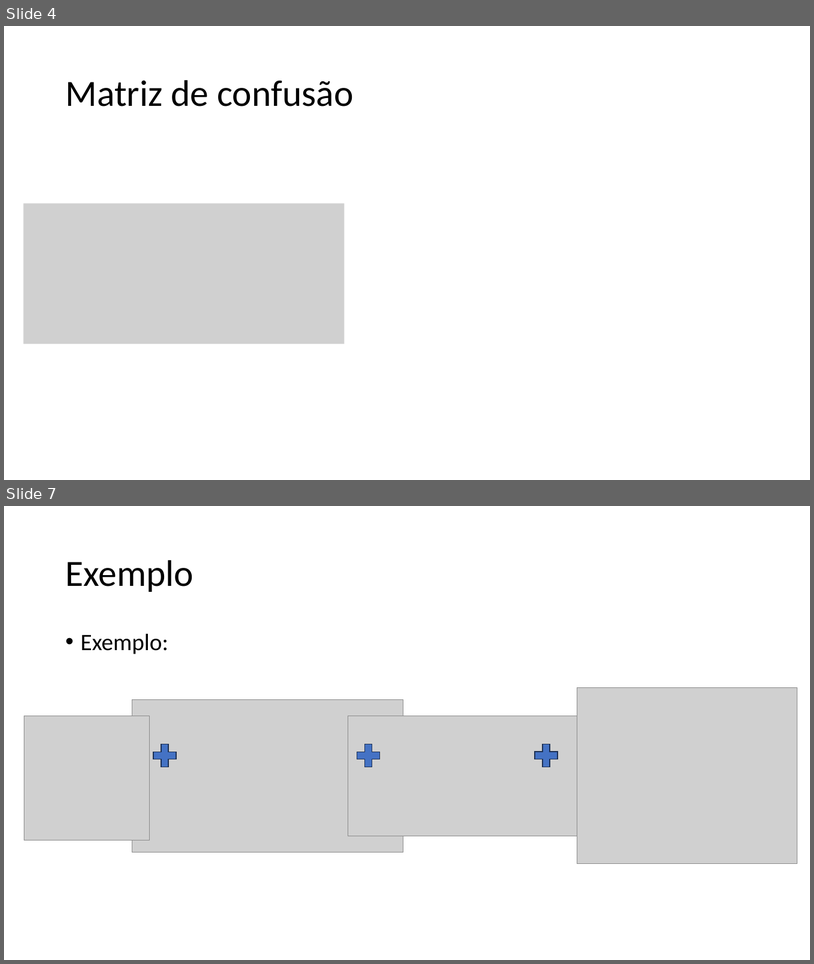
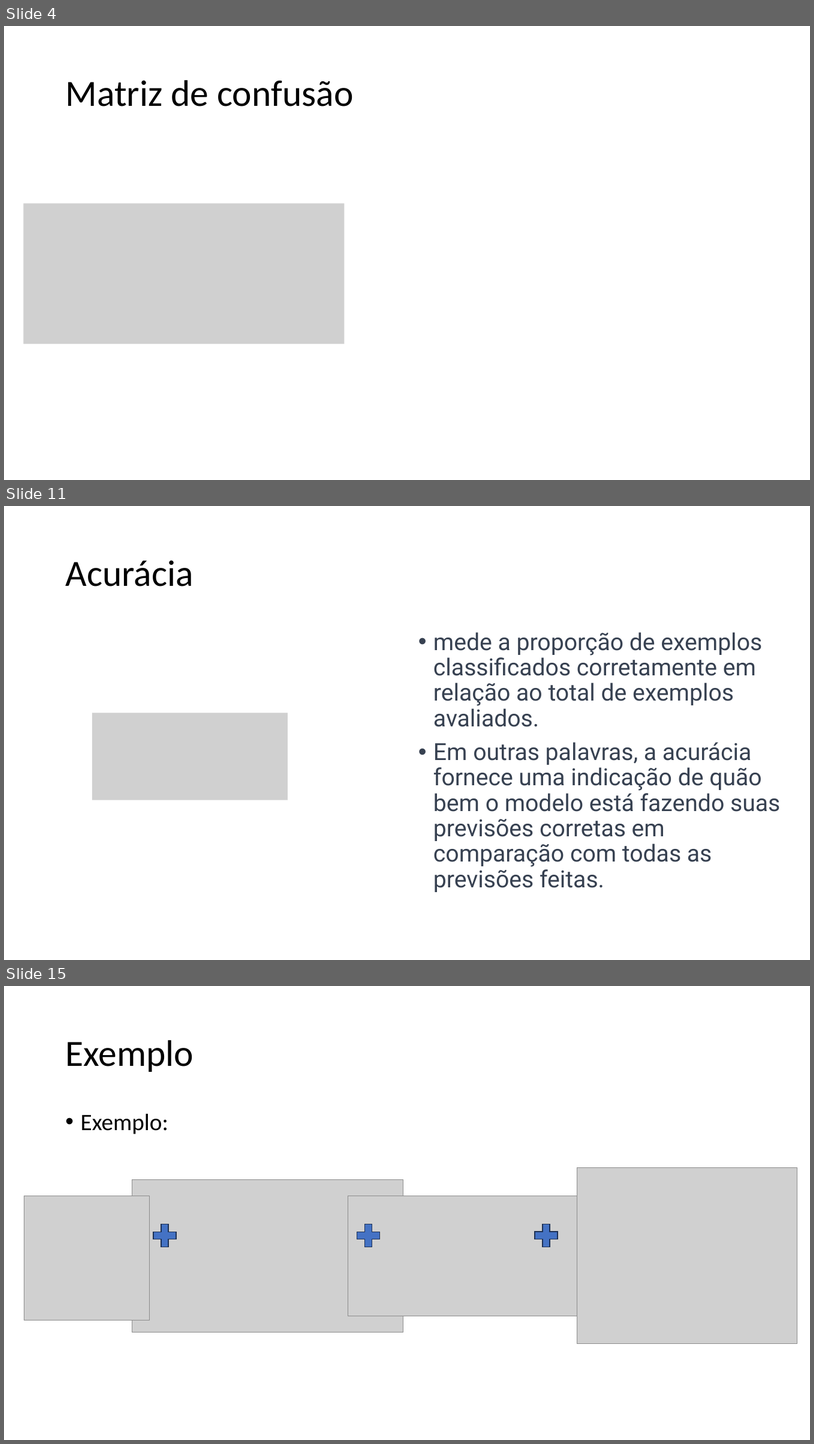
Before and after one commit to zz4fap/tp557-iot-ml, a slide deck: slides/TP557_11_Métricas_de_Classificação.pptx. Shown one above the other, each under a label of ours: slides 4 and 7 before the commit, slides 4, 11 and 15 after it; the slides between them are not shown. The pictures are 814x964 and 814x1444 pixels, drawn with LibreOffice and Linux fonts; fonts in the diff are those of the drawing; grey boxes stand for pictures. Boxes give left, top, right and bottom in pixels: in the first picture for what was removed or moved away, otherwise in the second. Text is boxed around its words. In the diff, an @@ line names an element or a change of style, - is before the commit and + after.

```diff
--- a/slides/TP557_11_Métricas_de_Classificação.pptx
+++ b/slides/TP557_11_Métricas_de_Classificação.pptx
@@ slide 11 added at (4, 506, 810, 960), background #FFFFFF @@
@@ title added at (65, 560, 193, 586), 44 pt, text #000000 @@
+Acurácia
@@ text added at (434, 632, 780, 892), 28 pt, text #374151 @@
+• mede a proporção de exemplos classificados corretamente em relação ao total de exemplos avaliados.
+• Em outras palavras, a acurácia fornece uma indicação de quão bem o modelo está fazendo suas previsões corretas em comparação com todas as previsões feitas.
@@ picture added at (92, 713, 288, 800) @@
@@ what was slide 7 is now slide 15 @@
```
Also in this commit, not shown: 1 slide changed, 8 other slides added, 1 slide removed.
